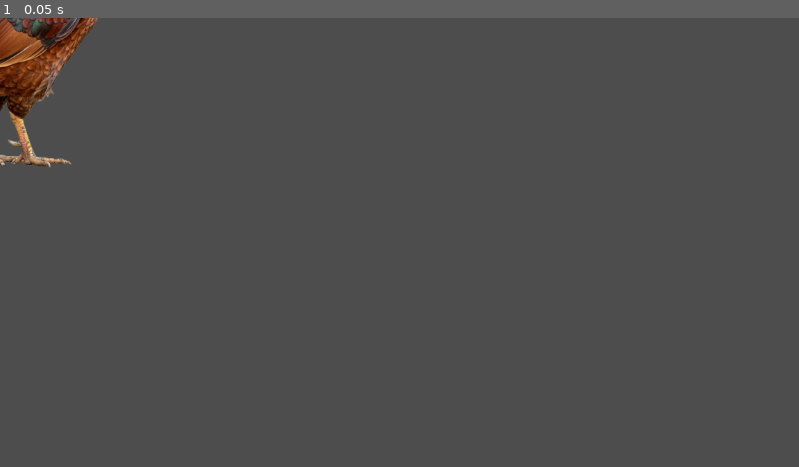
Above: before the commit, frame 1.
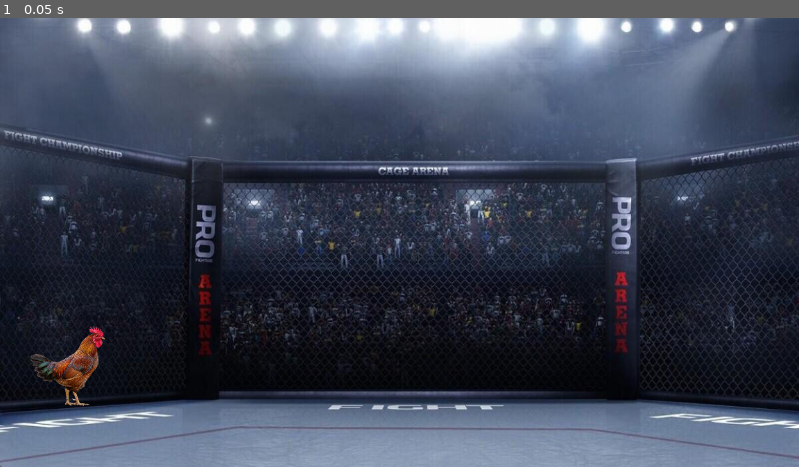
Above: after the commit, the same moment.

Repository: IsaacNunes01/rinha-de-galo-2d
Game: Godot game, scene res://ringue.tscn
Same seed, same stepped clock (60 frames per second), same inputs: the game is played once before the commit and once after it. The project has no main scene, so this scene is started directly.
Inputs:
- Up to frame 1 (0.05 s): no input

The runs differ from the first frame. In frame 1, 91% of the frame differs, in the area x 0-100%, y 0-100%.

Commit message:
Update ringue.tscn
Imagem de fundo e chão com colisão colocados e ajuste do sprite e do collisionshape2d do galo medroso.

Diff:
--- a/ringue.tscn
+++ b/ringue.tscn
@@ -1,15 +1,34 @@
-[gd_scene load_steps=3 format=3 uid="uid://d11k6gms7tue1"]
+[gd_scene load_steps=5 format=3 uid="uid://d11k6gms7tue1"]
 
 [ext_resource type="Texture2D" uid="uid://di7d2y8kah1q8" path="res://galomedroso-removebg-preview.png" id="1_1hyog"]
+[ext_resource type="Texture2D" uid="uid://cbw4oo0ithdj3" path="res://RingueDeGalo.jpg" id="1_814x0"]
 
 [sub_resource type="CircleShape2D" id="CircleShape2D_x3fby"]
+radius = 57.0
+
+[sub_resource type="RectangleShape2D" id="RectangleShape2D_lu5b5"]
+size = Vector2(1153.5, 68.5)
 
 [node name="Ringue" type="Node2D"]
+
+[node name="Sprite2D" type="Sprite2D" parent="."]
+position = Vector2(576, 325.25)
+scale = Vector2(0.96, 1.03413)
+texture = ExtResource("1_814x0")
 
 [node name="Galo Medroso" type="CharacterBody2D" parent="."]
 
 [node name="Sprite2D" type="Sprite2D" parent="Galo Medroso"]
+position = Vector2(101, 503)
+scale = Vector2(0.276, 0.264)
 texture = ExtResource("1_1hyog")
 
 [node name="CollisionShape2D" type="CollisionShape2D" parent="Galo Medroso"]
+position = Vector2(101, 503)
 shape = SubResource("CircleShape2D_x3fby")
+
+[node name="Area2D" type="Area2D" parent="."]
+
+[node name="CollisionShape2D" type="CollisionShape2D" parent="Area2D"]
+position = Vector2(575.25, 616.25)
+shape = SubResource("RectangleShape2D_lu5b5")
